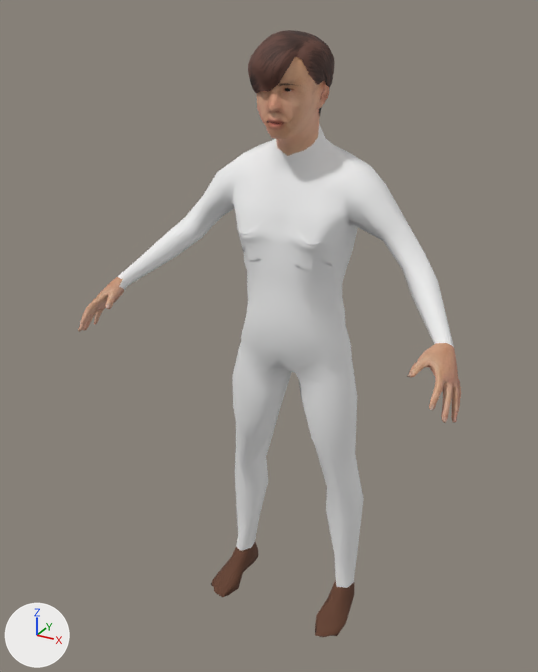
Before and after pictures for a commit that changed the glTF model assets/world/aerobics_3.mid.glb.
Before and after are seen from a camera (50 mm lens) standing at (0.808, -1.627, 1.631) and looking at (-0.035, -0.094, 0.864). Lighting does not change. The marker at lower left points along +X, +Y and +Z. The picture after the commit comes second. Vertices at exactly the same position are counted once.

The first picture shows 'person_mesh'.
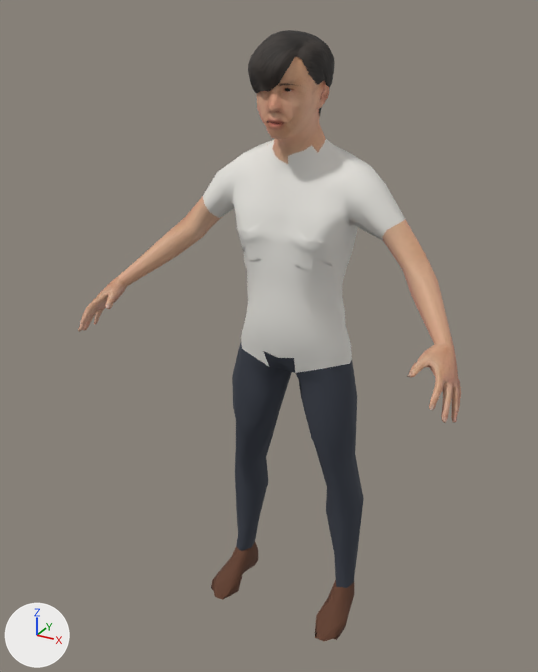
Where the change shows, as pixel boxes (x1, y1, x2, y2) in the pictures (538 x 672 px; the box of a moved part takes in the faces that stretch with it):
'person_mesh', reshaped: before (78, 30, 461, 637); after (78, 30, 461, 641)
part 1 of me_person_mesh, moved or reshaped: (235, 212, 332, 256) in both
part 2 of me_person_mesh, moved or reshaped: before (211, 551, 258, 597); after (211, 551, 258, 600)
part 3 of me_person_mesh, moved or reshaped: before (315, 615, 345, 637); after (315, 615, 348, 641)
part 4 of me_person_mesh, recoloured: (118, 124, 454, 347) in both
part 5 of me_person_mesh, recoloured (darker): (232, 343, 364, 588) in both
part 6 of me_person_mesh, recoloured: (203, 139, 405, 373) in both

What the commit changed:
Material 'color_mindfront_male_trousers_1' (mat_color_mindfront_male_trousers_1) is new.
Its base color is (0.0423, 0.0497, 0.0685) (greyish blue #3a3f4a).
Its roughness is 0.9.
Material 'color_namuhekam_male_polo_shirt' (mat_color_namuhekam_male_polo_shirt) is new.
Its base color is (0.807, 0.791, 0.745) (white #e8e6e0).
Its roughness is 0.9.
me_person_mesh has 3004 vertices, 5812 faces and spans x -0.5..0.5, y -0.32..0.1, z 0.0..1.59.
me_person_mesh is used by ob_person_mesh; location (0.0, 0.0, 0.0).
Part 1, on me_person_mesh:
30 vertices are removed from x -0.1..0.1, y -0.12..-0.11, z 1.12..1.15.
172 faces are deleted.
8 vertices move within x -0.09..0.09, y -0.12, z 1.12..1.14.
30 vertices are added at x -0.12..0.12, y -0.12..-0.1, z 1.12..1.15.
172 new faces join them, mat_color_namuhekam_male_polo_shirt (white #e8e6e0).
Part 2, on me_person_mesh:
18 vertices in x -0.21..-0.13, y -0.17..0.04, z 0.01 move by (0.0, 0.0, -0.01).
4 vertices in x -0.2..-0.15, y -0.17..-0.05, z 0.02 move by (0.0, 0.0, -0.02).
Part 3, on me_person_mesh:
18 vertices in x 0.13..0.21, y -0.17..0.04, z 0.01 move by (0.0, 0.0, -0.01).
4 vertices in x 0.15..0.2, y -0.17..-0.05, z 0.02 move by (0.0, 0.0, -0.02).
me_person_mesh part 4: 146 faces spanning x -0.46..0.46, y -0.22..0.04, z 0.93..1.39 switch from mat_color_male_casualsuit03 (white #f2f2f2) to mat_skin (picture img_image_3).
me_person_mesh part 5: 284 faces spanning x -0.21..0.21, y -0.11..0.1, z 0.08..0.9 switch from mat_color_male_casualsuit03 (white #f2f2f2) to mat_color_mindfront_male_trousers_1 (greyish blue #3a3f4a).
me_person_mesh part 6: 655 faces spanning x -0.27..0.27, y -0.13..0.1, z 0.76..1.36 switch from mat_color_male_casualsuit03 (white #f2f2f2) to mat_color_namuhekam_male_polo_shirt (white #e8e6e0).
